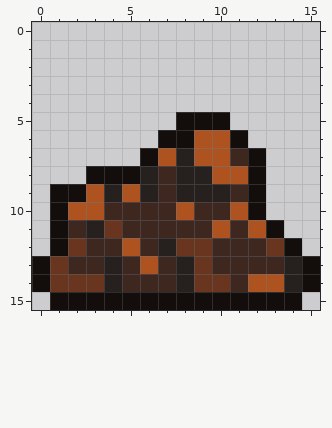
A pixel-art sprite gets an edit: public/images/ui/inventory/inv_iron.png. The picture above was drawn from the file before the commit.
The file is 32x32 pixels, drawn in blocks of 2x2; one block is one cell here. Colours within 5 levels of each other are drawn and written as one.
The same view after the edit:
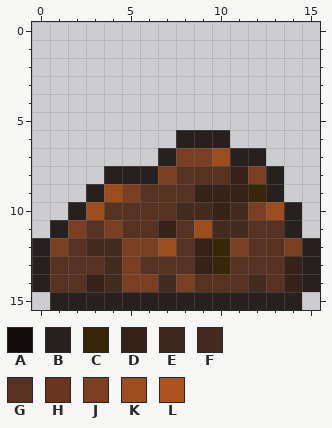
Palette (. is transparent): A #130e0c  B #26211f  C #382609  D #362219  E #3e271f  F #442b20  G #583220  H #69351e  J #793f20  K #9c4d1d  L #ae5220
Commit message: Iron and rock inv img updated
What changed:
Changed rows in their new state; - is an unchanged pixel.
first column x 0:
 5 --------...-----
 6 -------.BBB.----
 7 ------.BJJKBB---
 8 ---.BB-JGGGDJB--
 9 -..BKJGGGDDDCB--
10 -.BKGGGGFFDFJKB-
11 -BJGJGGDGKFFGGB-
12 BJGFFJJKGDCJGGJB
13 BGGGFJGGGDCGGGDB
14 BGGDFJJFJGGGFGDB
15 -BBBBBBBBBBBBBB-
Boxes around the changes in both pictures, in picture pixels (x1, y1, x2, y2):
changed: (32, 112, 320, 310)
